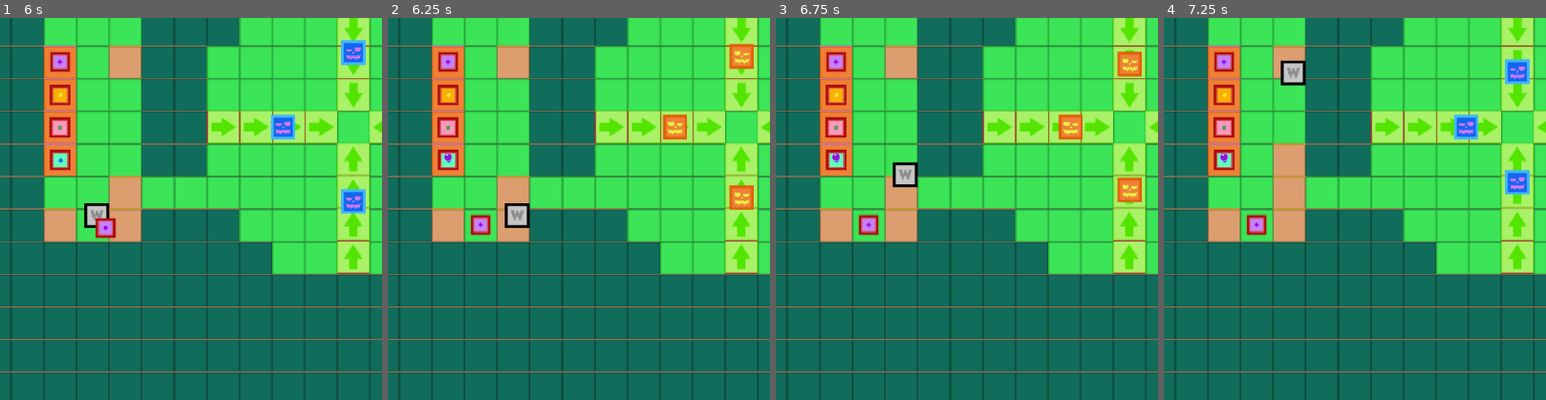
Above: before the commit, frames 1-4 (left to right).
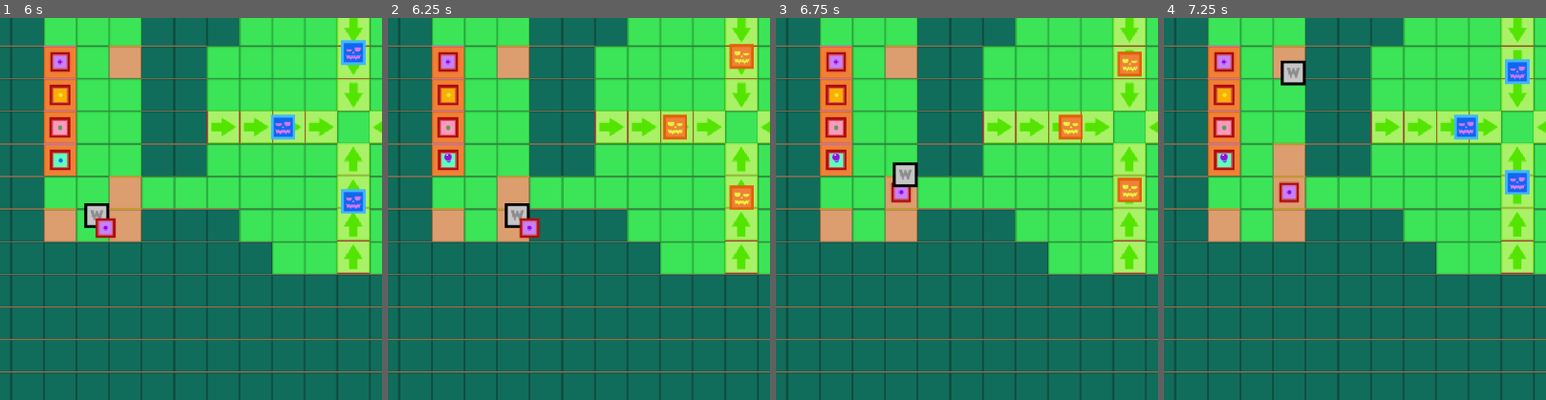
Above: after the commit, the same moments.

Repository: stirs1/wizardfarmer
Game: Godot game, scene res://main.tscn
Two runs of this game, one before a commit and one after it. Both use one fixed random seed, a clock stepped at 60 frames per second and the inputs below.
Inputs:
- Up to frame 1 (6 s): tap Enter at 0.5 s; hold Right (move_right) 0.53-1.28 s; tap P (pick_place) at 0.6, 1.55, 2.1, 3.05, 3.6, 4.55, 5.1 s; tap T (till) at 0.8, 1.35, 2.3, 2.85, 3.8, 4.35, 5.3, 5.85 s; hold Down (move_down) 1.28-2.03 s; hold Right (move_right) 2.03-2.78 s; tap Space at 2.75 s; hold Up (move_up) 2.78-3.53 s; hold Left (move_left) 3.53-5.03 s; hold Down (move_down) 5.03-5.78 s; hold Right (move_right) from 5.78 s (still down)
- Up to frame 2 (6.25 s): keep holding Right (move_right); tap P (pick_place) at 6.05 s
- Up to frame 3 (6.75 s): release Right (move_right) at 6.53 s; hold Up (move_up) from 6.53 s (still down); tap P (pick_place) at 6.6 s
- Up to frame 4 (7.25 s): keep holding Up (move_up); tap T (till) at 6.8 s
The pictures show only the part of the screen within x 20-70%, y 26-76%; the shares and areas given below are measured in that part.

Frame 1 is identical in both runs. In frame 2, 0.6% of the frame differs, in the area x 21-40%, y 51-58%; in frame 3, 0.6%; in frame 4, 0.6%.

Commit message:
place plants if tile tilled

Diff:
--- a/pick_place.gd
+++ b/pick_place.gd
@@ -16,17 +16,21 @@
 	var held_plant_position_str = str(held_plant.position)
 
 	# places plant if allowed to, returning it to correct z layer
-	if not held_plant_position_str in Global.existing_plant_tiles:
-		if not held_plant_position_str in Global.no_grow_zones:
-			Global.existing_plant_tiles[str(held_plant.position)] = true
-			held_plant.z_index = 3
-			held_plant = null
-			return
+	if held_plant_position_str in Global.existing_dirt_tiles:
+		if not held_plant_position_str in Global.existing_plant_tiles:
+			if not held_plant_position_str in Global.no_grow_zones:
+				Global.existing_plant_tiles[str(held_plant.position)] = true
+				held_plant.z_index = 3
+				held_plant = null
+				return
+			else:
+				print("this is a no-grow zone!")
+				return
 		else:
-			print("this is a no-grow zone!")
+			print("there is already a plant here!")
 			return
 	else:
-		print("there is already a plant here!")
+		print("this tile needs to be tilled!")
 		return
 
 func pick_up_plant():
